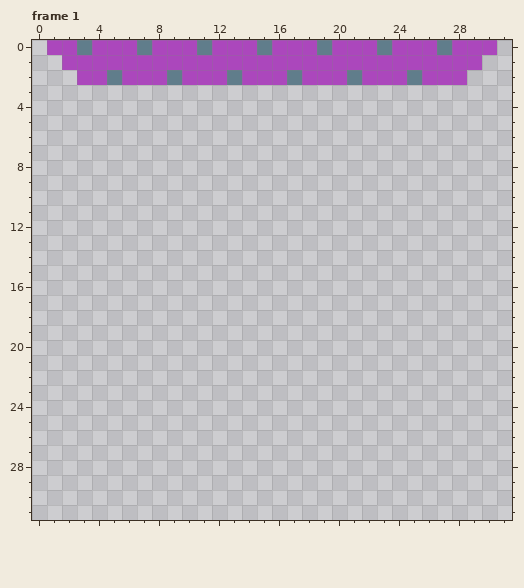
Pixel-art file, stored at RawArt/Art Material/electronic/parallel connector 1 side.aseprite. The picture above is the old version.
32x32 pixels, 1 frame. Shown: frame 1. The commit also changed other frames, which this record leaves out.
New version:
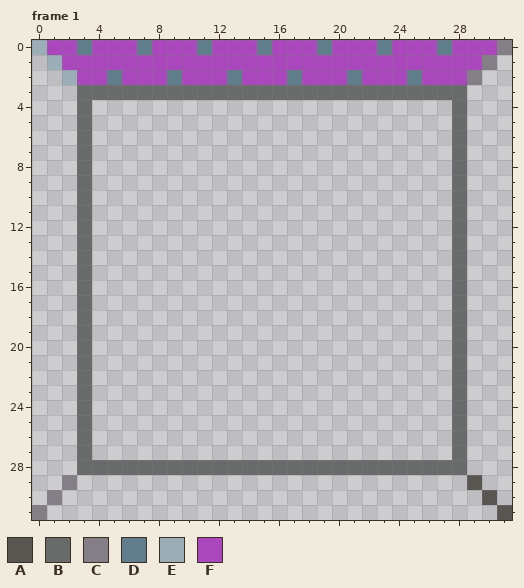
Palette (. is transparent): A #595652  B #696a6a  C #847e87  D #607d8b  E #9badb7  F #ab47bc
The exact change:
layer "background" now shown
Frame 1, layer "background":
The author put colour A in row 29 at x 29; in row 30 at x 30; in row 31 at x 31.
The author put colour B in row 3 at x 3 to 28; in rows 4 to 27 at x 3 and 28; in row 28 at x 3 to 28.
The author put colour C in row 0 at x 31; in row 1 at x 30; in row 2 at x 29; in row 29 at x 2; in row 30 at x 1; in row 31 at x 0.
The author put colour E in row 0 at x 0; in row 1 at x 1; in row 2 at x 2.
